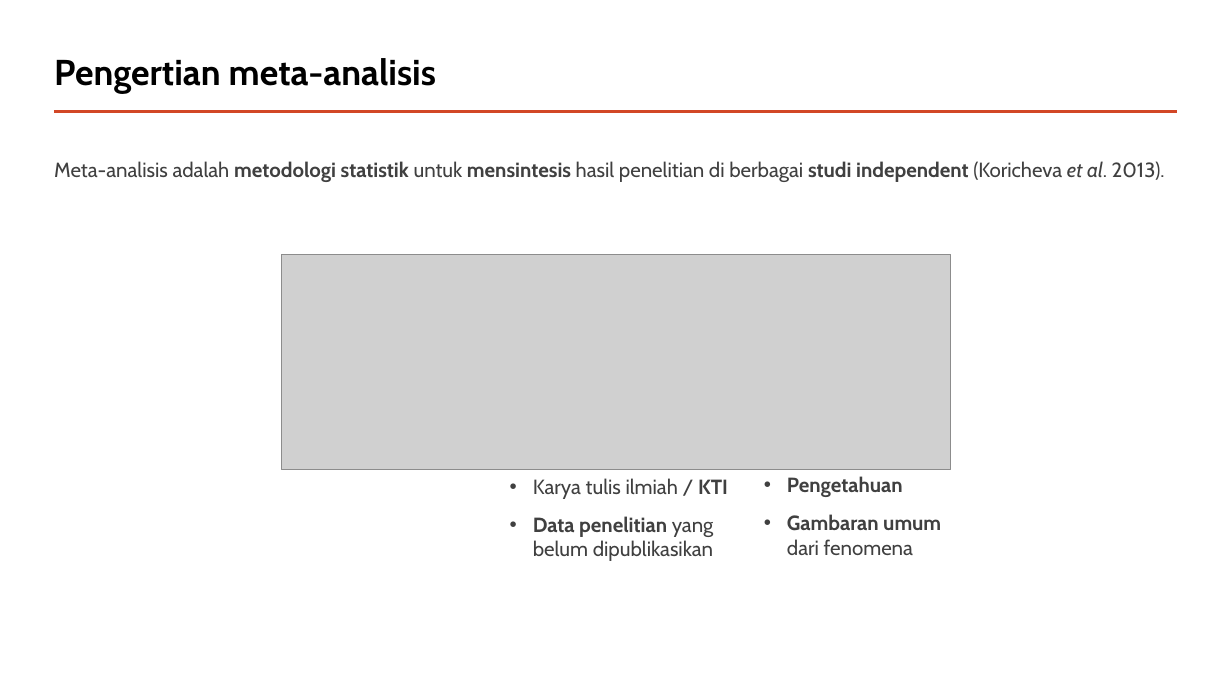
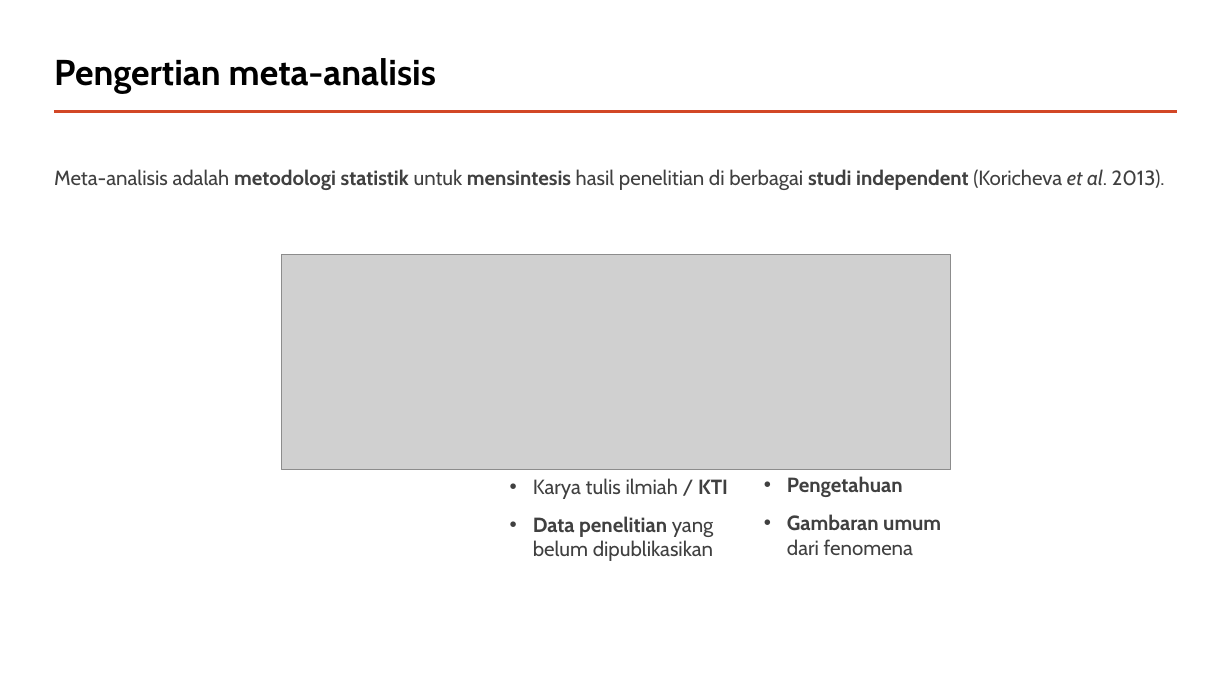
Before and after one commit to mohammad-miftakhus-sholikin/pelatihan-2020-metal, a slide deck: slide 3 of ch3_reference/Presentation_2022__Sholikin.pptx. Drawn at 1232x693 pixels with LibreOffice and Linux fonts; fonts in the diff are those of the drawing; grey boxes stand for pictures. Boxes give left, top, right and bottom in pixels: in the first picture for what was removed or moved away, otherwise in the second. Text is boxed around its words. In the diff, an @@ line names an element or a change of style, - is before the commit and + after.

```diff
--- a/ch3_reference/Presentation_2022__Sholikin.pptx
+++ b/ch3_reference/Presentation_2022__Sholikin.pptx
@@ text "Meta-analisis adalah metodologi statistik untuk ...": place and size @@
-text "Meta-analisis adalah metodologi statistik untuk ..." at (54, 161, 1165, 182)
+text "Meta-analisis adalah metodologi statistik untuk ..." at (54, 169, 1165, 190)
```
Also in this commit, not shown: 7 other slides changed, 6 slides added, 5 other files.
